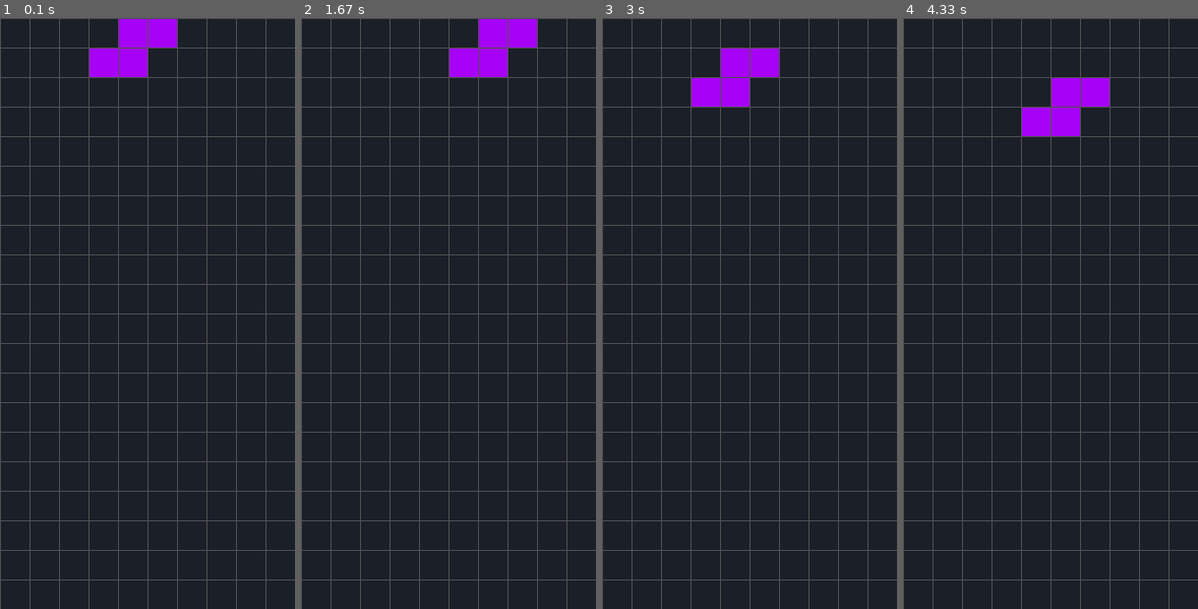
Above: before the commit, frames 1-4 (left to right).
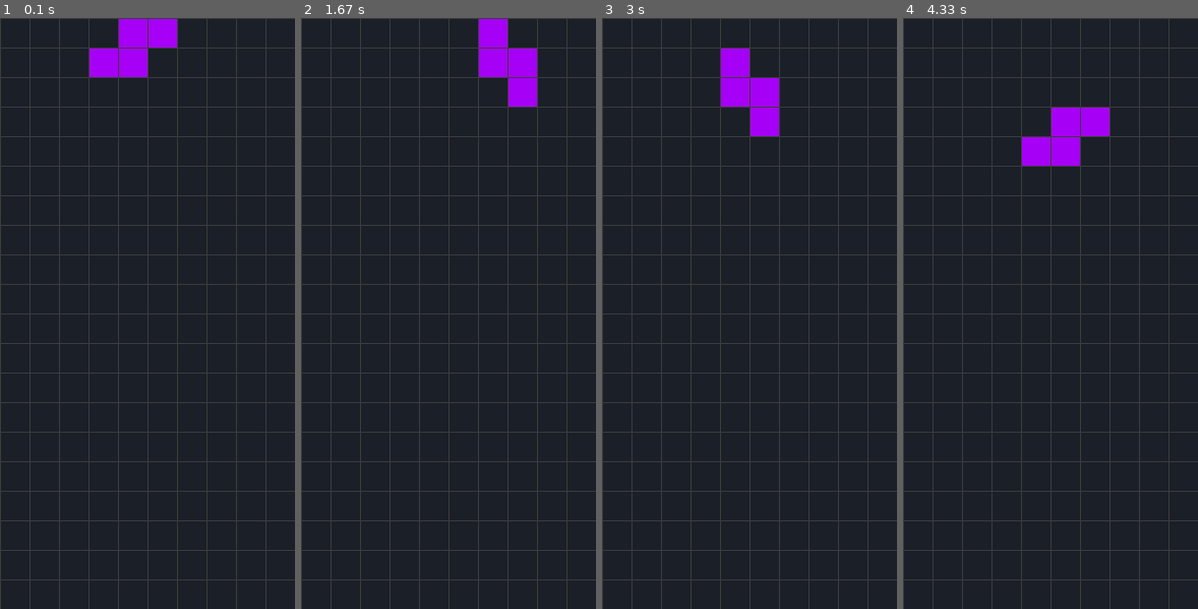
Above: after the commit, the same moments.

Repository: ChechiDev/Pygame-Tetris
Game: pygame game, started from main.py
The game is run twice, just before and just after one commit, with the same random seed, the same clock (stepped at 60 frames per second) and the same inputs.
Inputs:
- Up to frame 1 (0.1 s): no input
- Up to frame 2 (1.67 s): hold Right 0.33-0.8 s; hold Up 0.83-1.13 s; hold Right 1.17-1.63 s
- Up to frame 3 (3 s): hold Left 1.67-2.2 s; hold Down 2.23-2.53 s; hold Left 2.57-2.97 s
- Up to frame 4 (4.33 s): hold Up 3-3.37 s; hold Right 3.4-4.03 s; hold Down from 4.07 s (still down)

The runs differ from the first frame. In frame 2, 1.9% of the frame differs, in the area x 50-80%, y 0-15%; in frame 3, 1.9%; in frame 4, 2.8%, in the area x 40-70%, y 10-25%.

Commit message:
ADD: rotation piece implemented

Diff:
--- a/block.py
+++ b/block.py
@@ -37,6 +37,14 @@
         return moved_pos
 
 
+    def rotate(self):
+        self._rotation += 1
+
+        # Si rotamos todos los lados (len(cells)) del block, reiniciamos a 0
+        if self._rotation == len(self._cells):
+            self._rotation = 0
+
+
     # Metodo que se encargará de dibujar los blocks de las subclase:
     def draw(self, screen):
         slots = self.get_cell_position()
--- a/config.py
+++ b/config.py
@@ -1,3 +1,3 @@
 SCREEN_WIDTH = 300
 SCREEN_HEIGHT = 600
-BACKGROUND_COLOR = (80, 80, 80)  # or (26, 31, 40) for dark grey, dark-blue, darkblue (44, 44, 127)
+BACKGROUND_COLOR = (60, 60, 60)  # or (26, 31, 40) for dark grey, dark-blue, darkblue (44, 44, 127)
--- a/game.py
+++ b/game.py
@@ -64,6 +64,10 @@
             self._current_block.move(-1, 0)
 
 
+    def rotate(self):
+        self._current_block.rotate()
+
+
     def block_inside(self):
         """ Check if the current block is inside the grid boundaries """
 
--- a/main.py
+++ b/main.py
@@ -42,6 +42,9 @@
             if event.key == pygame.K_DOWN:
                 game.move_down()
 
+            if event.key == pygame.K_UP:
+                game.rotate()
+
 
     # Drawing screen fill
     screen.fill(BACKGROUND_COLOR)
